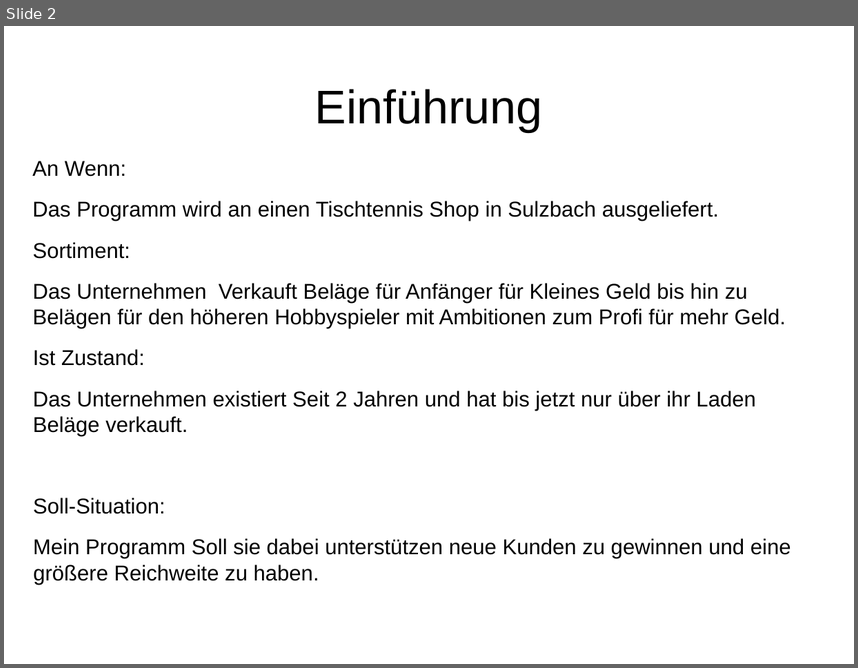
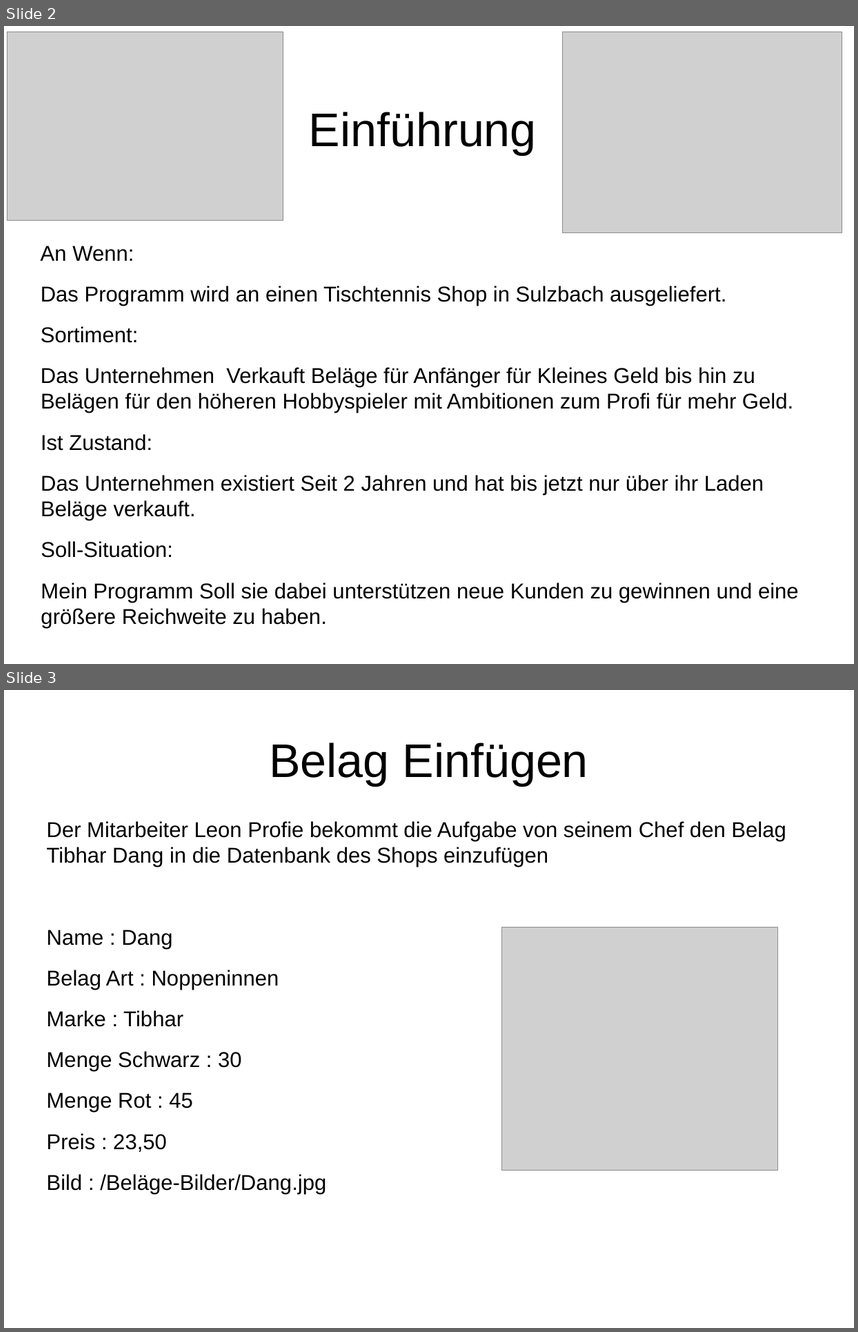
Before and after one commit to MichaelMuehlbach/Hausarbeit-Michael-M-hlbach, a slide deck: Präsentation Hausarbeit.odp. Shown one above the other, each under a label of ours: slide 2 before the commit, slides 2 and 3 after it. The pictures are 858x668 and 858x1332 pixels, drawn with LibreOffice and Linux fonts; fonts in the diff are those of the drawing; grey boxes stand for pictures. Boxes give left, top, right and bottom in pixels: in the first picture for what was removed or moved away, otherwise in the second. Text is boxed around its words. In the diff, an @@ line names an element or a change of style, - is before the commit and + after.

```diff
--- a/Präsentation Hausarbeit.odp
+++ b/Präsentation Hausarbeit.odp
@@ slide 3 added at <box>4,690,854,1328</box>, background #FFFFFF @@
@@ title added at <box>269,742,588,785</box>, 44 pt, text #000000 @@
+Belag Einfügen
@@ text added at <box>47,821,786,1194</box>, 20 pt, text #000000 @@
+Der Mitarbeiter Leon Profie bekommt die Aufgabe von seinem Chef den Belag Tibhar Dang in die Datenbank des Shops einzufügen
+Name : Dang
+Belag Art : Noppeninnen
+Marke : Tibhar
+Menge Schwarz : 30
+Menge Rot : 45
+Preis : 23,50
+Bild : /Beläge-Bilder/Dang.jpg
@@ picture added at <box>502,927,778,1170</box> @@
@@ slide 2 changed as well @@
@@ picture added at <box>7,32,283,220</box> @@
@@ picture added at <box>562,32,842,233</box> @@
@@ title "Einführung": place and size @@
-title "Einführung" at <box>315,89,543,132</box>
+title "Einführung" at <box>309,112,537,155</box>
@@ text "An Wenn:" rewrapped from <box>32,161,791,584</box> to <box>41,245,799,628</box> @@
```
Also in this commit, not shown: 1 other slide changed, 7 other slides added, 10 other files.
